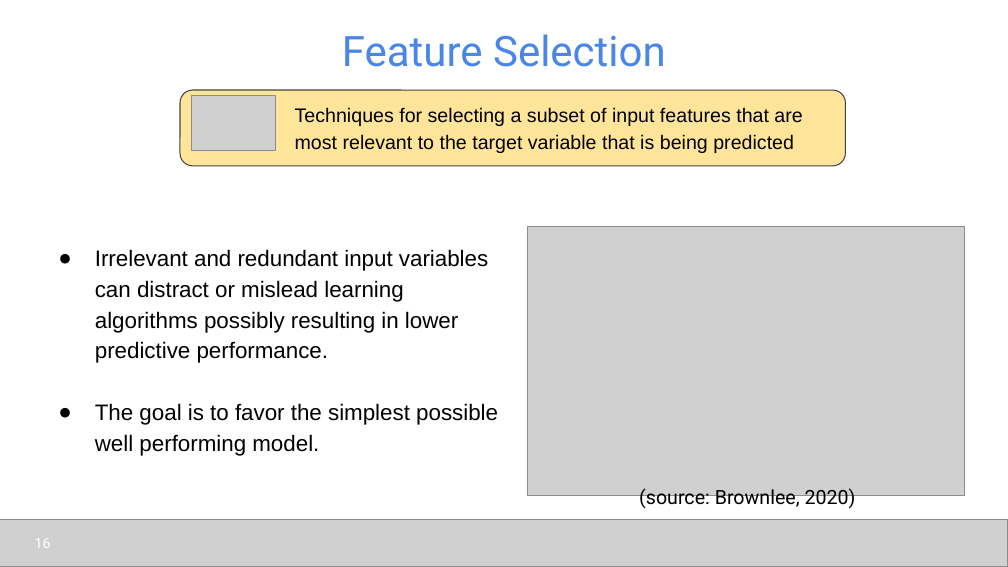
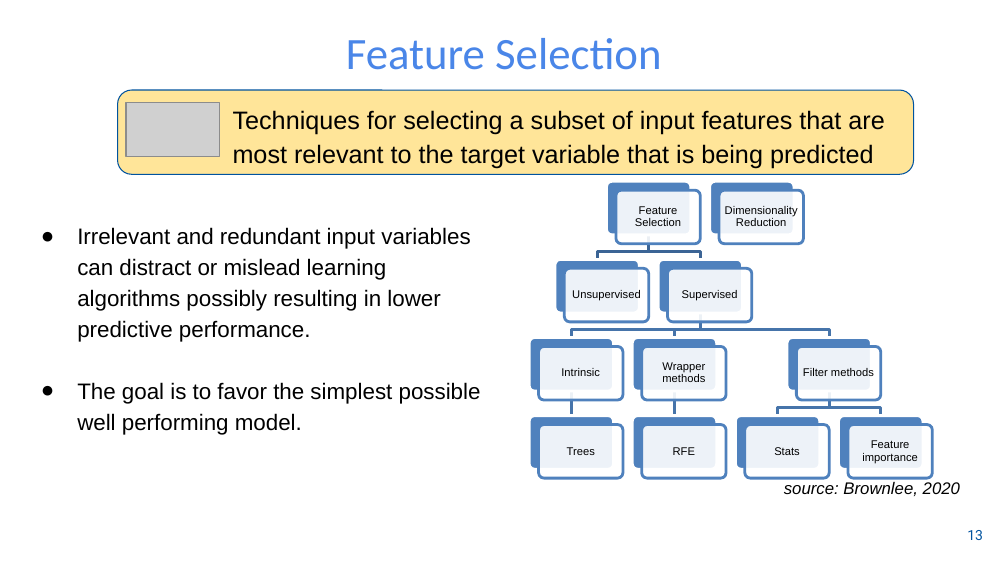
Before and after one commit to udel-cbcb/NIGMS-Sandbox-UD, a slide deck: slide 14 of Submodule_3/Lectures/Submodule_3_Lecture_1_Data_Collection_and_Preparation.pptx (slide 16 before the commit). Drawn at 1008x567 pixels with LibreOffice and Linux fonts; fonts in the diff are those of the drawing; grey boxes stand for pictures; background and template pictures are left out. Boxes give left, top, right and bottom in pixels: in the first picture for what was removed or moved away, otherwise in the second. Text is boxed around its words. In the diff, an @@ line names an element or a change of style, - is before the commit and + after.

```diff
--- a/Submodule_3/Lectures/Submodule_3_Lecture_1_Data_Collection_and_Preparation.pptx
+++ b/Submodule_3/Lectures/Submodule_3_Lecture_1_Data_Collection_and_Preparation.pptx
@@ title "Feature Selection" at [346,38,661,70]: size 30 to 32 pt, font Roboto to Calibri @@
@@ rounded rectangle "Techniques for selecting a subset ...": place and size @@
-rounded rectangle "Techniques for selecting a subset ..." at [180,90,846,165]
+rounded rectangle "Techniques for selecting a subset ..." at [118,90,914,174]
@@ rounded rectangle "Techniques for selecting a subset ..." at [118,90,914,174]: size 14 to 18 pt; outline #434343 0.75 pt to #00539F 0.75 pt @@
@@ picture: place and size @@
-picture at [192,96,276,150]
+picture at [126,102,219,156]
@@ text "Irrelevant and redundant input variables ...": place and size @@
-text "Irrelevant and redundant input variables ..." at [95,249,498,456]
+text "Irrelevant and redundant input variables ..." at [77,227,481,435]
@@ group added at [529,181,932,478]: 22 rounded rectangles, 11 texts, 9 freeform shapes @@
+Feature Selection
+Unsupervised
+Supervised
+Intrinsic
+Trees
+Wrapper methods
+RFE
+Filter methods
+Stats
+Feature importance
+Dimensionality Reduction
@@ picture removed at [527,226,965,495] @@
@@ text at [784,482,960,496]: text changed; size 14 to 12 pt; font Roboto to Arial; italic on @@
-(source: Brownlee, 2020)
+source: Brownlee, 2020
@@ picture removed at [0,519,1008,566] @@
@@ page number removed at [35,538,51,548] @@
-16
@@ page number added at [967,530,983,540], 10 pt, text #00539F @@
+13
```
Also in this commit, not shown: 8 other slides changed, 8 slides added, 10 slides removed, 2 other files.
